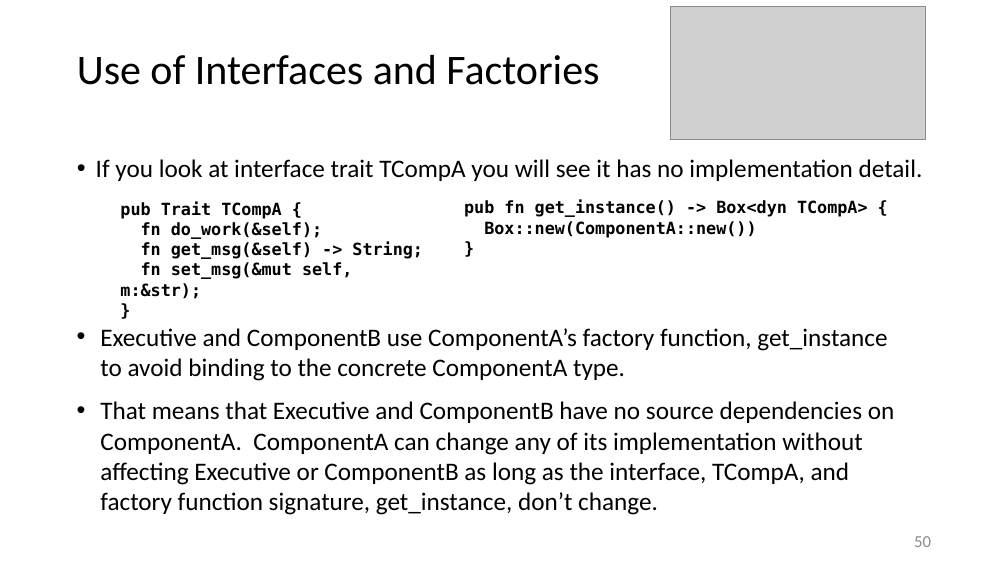
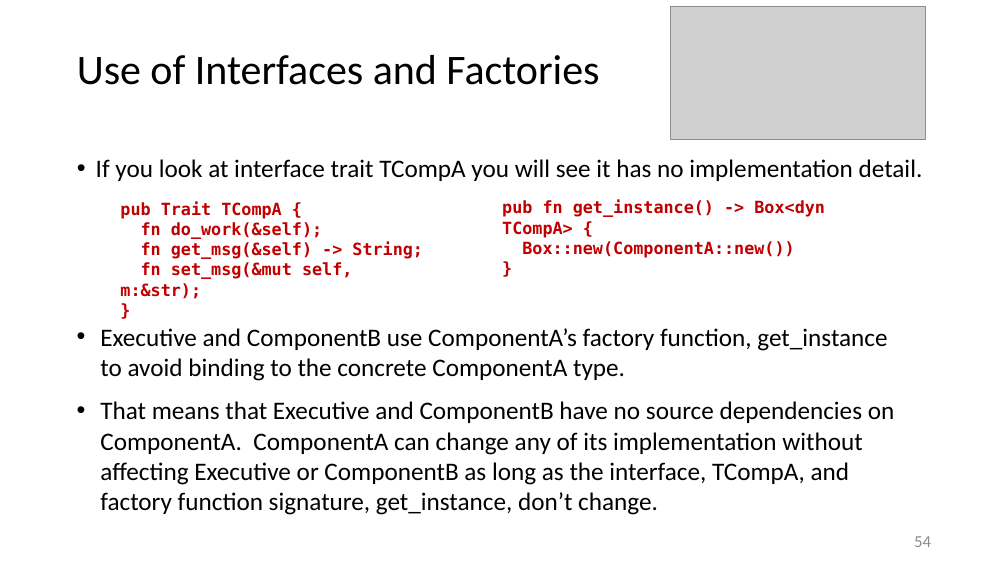
Before and after one commit to JimFawcett/JimFawcett.github.io, a slide deck: slide 54 of Resources/RustModels.pptx (slide 50 before the commit). Drawn at 1008x567 pixels with LibreOffice and Linux fonts; fonts in the diff are those of the drawing; grey boxes stand for pictures. Boxes give left, top, right and bottom in pixels: in the first picture for what was removed or moved away, otherwise in the second. Text is boxed around its words. In the diff, an @@ line names an element or a change of style, - is before the commit and + after.

```diff
--- a/Resources/RustModels.pptx
+++ b/Resources/RustModels.pptx
@@ text "pub Trait TCompA {" at (120, 202, 423, 299): text colour #000000 to #C00000 @@
@@ text "pub fn get_instance() -> Box<dyn ..." at (502, 200, 825, 258): text colour #000000 to #C00000 @@
@@ text "pub fn get_instance() -> Box<dyn ...": place and size @@
-text "pub fn get_instance() -> Box<dyn ..." at (464, 200, 868, 238)
+text "pub fn get_instance() -> Box<dyn ..." at (502, 200, 825, 258)
@@ page number at (914, 536, 931, 547): text changed @@
-50
+54
```
Also in this commit, not shown: 19 other slides changed, 7 slides added.
